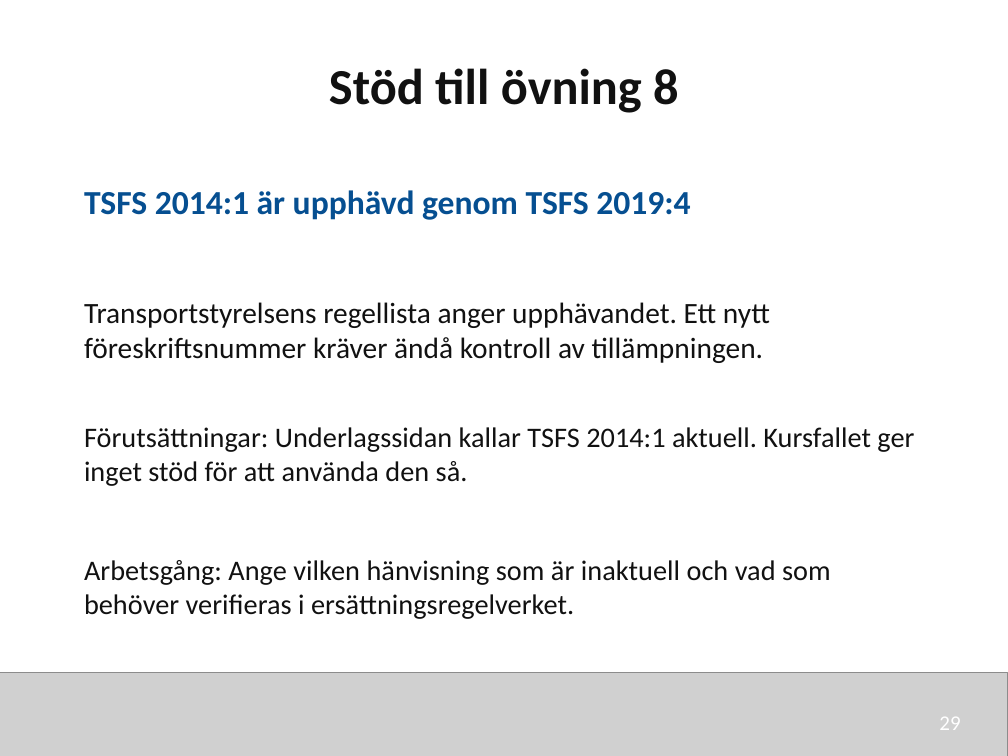
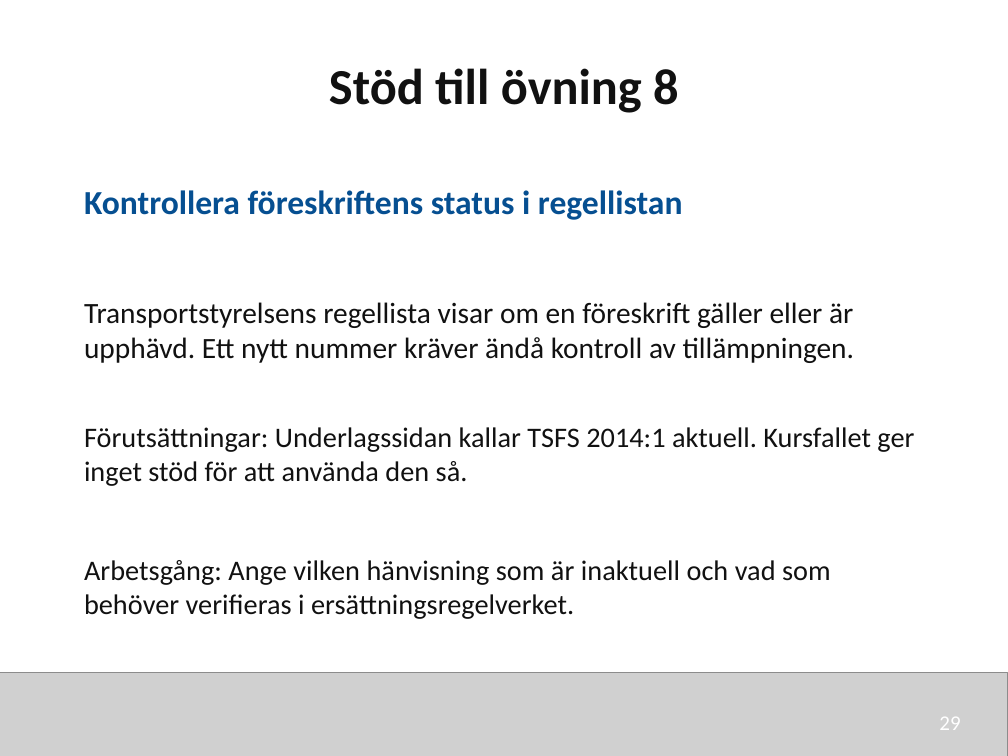
Before and after one commit to nj22az/nj22az.github.io, a slide deck: slide 29 of sjoskolan/vecka-42/aktuell/v42_02_Regler_ansvar_och_arbetsmetoder_elev.pptx. Drawn at 1008x756 pixels with LibreOffice and Linux fonts; fonts in the diff are those of the drawing; grey boxes stand for pictures. Boxes give left, top, right and bottom in pixels: in the first picture for what was removed or moved away, otherwise in the second. Text is boxed around its words. In the diff, an @@ line names an element or a change of style, - is before the commit and + after.

```diff
--- a/sjoskolan/vecka-42/aktuell/v42_02_Regler_ansvar_och_arbetsmetoder_elev.pptx
+++ b/sjoskolan/vecka-42/aktuell/v42_02_Regler_ansvar_och_arbetsmetoder_elev.pptx
@@ text at (84, 190, 683, 220): text changed @@
-TSFS 2014:1 är upphävd genom TSFS 2019:4
+Kontrollera föreskriftens status i regellistan
@@ text at (84, 302, 854, 363): text changed @@
-Transportstyrelsens regellista anger upphävandet. Ett nytt föreskriftsnummer kräver ändå kontroll av tillämpningen.
+Transportstyrelsens regellista visar om en föreskrift gäller eller är upphävd. Ett nytt nummer kräver ändå kontroll av tillämpningen.
```
Also in this commit, not shown: 18 other slides changed, 13 other files.
